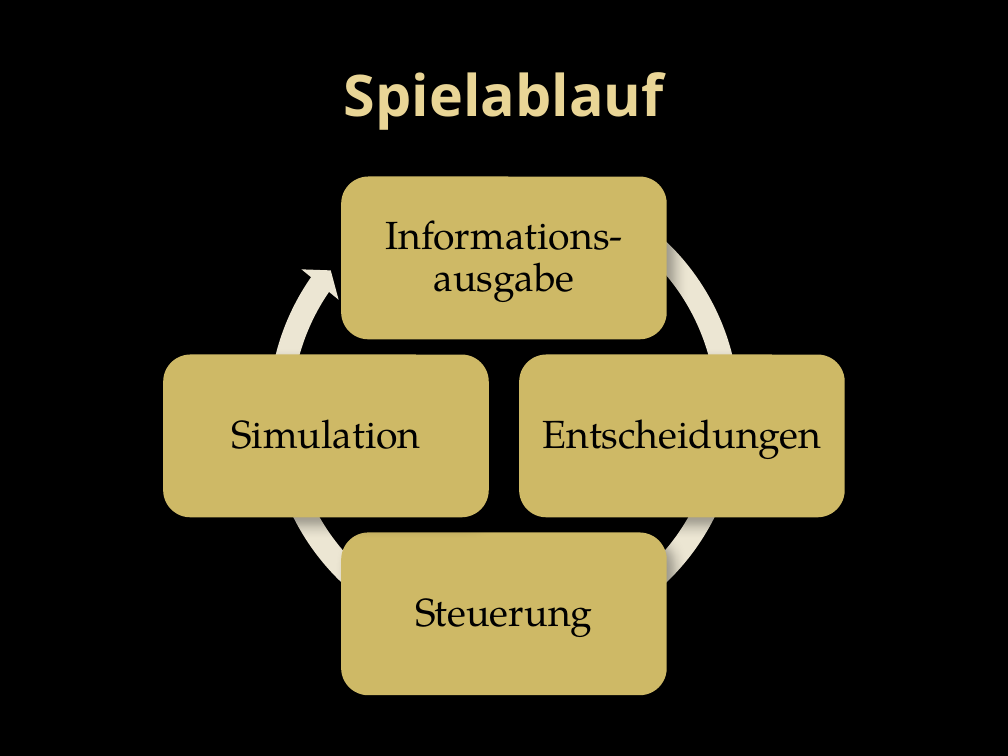
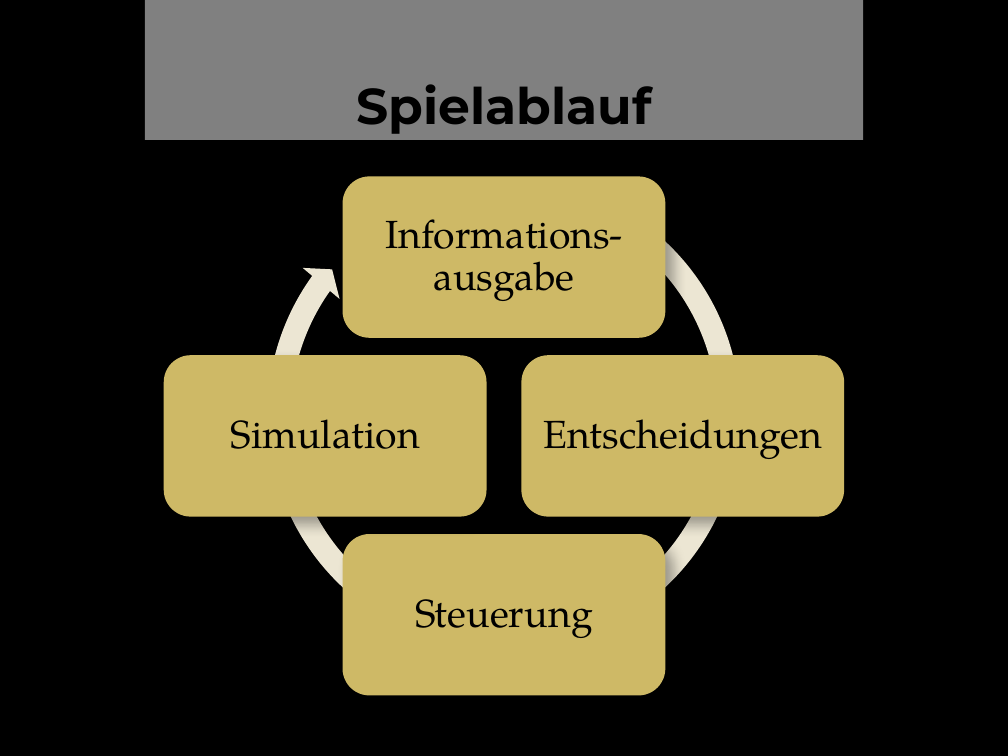
Before and after one commit to ftes/stargreg, a slide deck: slide 2 of 20 Spielwelt/40 Fredrik/Presentation.pptx. Drawn at 1008x756 pixels with LibreOffice and Linux fonts; fonts in the diff are those of the drawing; background and template pictures are left out. Boxes give left, top, right and bottom in pixels: in the first picture for what was removed or moved away, otherwise in the second. Text is boxed around its words. In the diff, an @@ line names an element or a change of style, - is before the commit and + after.

```diff
--- a/20 Spielwelt/40 Fredrik/Presentation.pptx
+++ b/20 Spielwelt/40 Fredrik/Presentation.pptx
@@ rectangle added at bbox=[145, 0, 864, 140], fill #FFFFFF at 50% opacity @@
@@ title "Spielablauf": place and size @@
-title "Spielablauf" at bbox=[344, 72, 664, 130]
+title "Spielablauf" at bbox=[356, 84, 651, 134]
@@ title "Spielablauf" at bbox=[356, 84, 651, 134]: size 41 to 36 pt, font Noto Sans to Montserrat, text colour gradient #EAD696 to #E7D081 to #000000; vertical alignment middle to bottom @@
@@ circular arrow at bbox=[255, 165, 753, 663]: proportions changed @@
```
Also in this commit, not shown: 1 other slide changed, 2 slides added, 1 slide removed.
